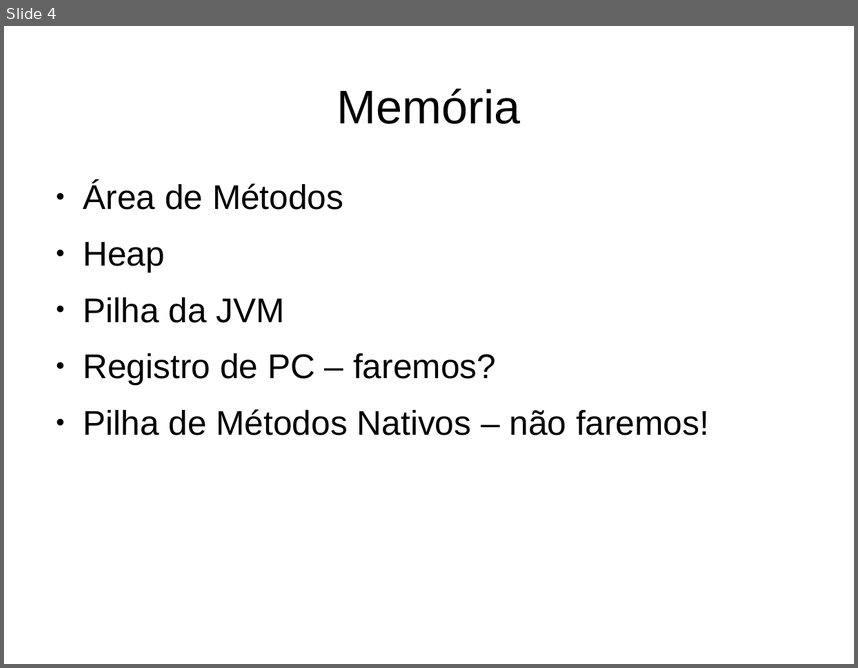
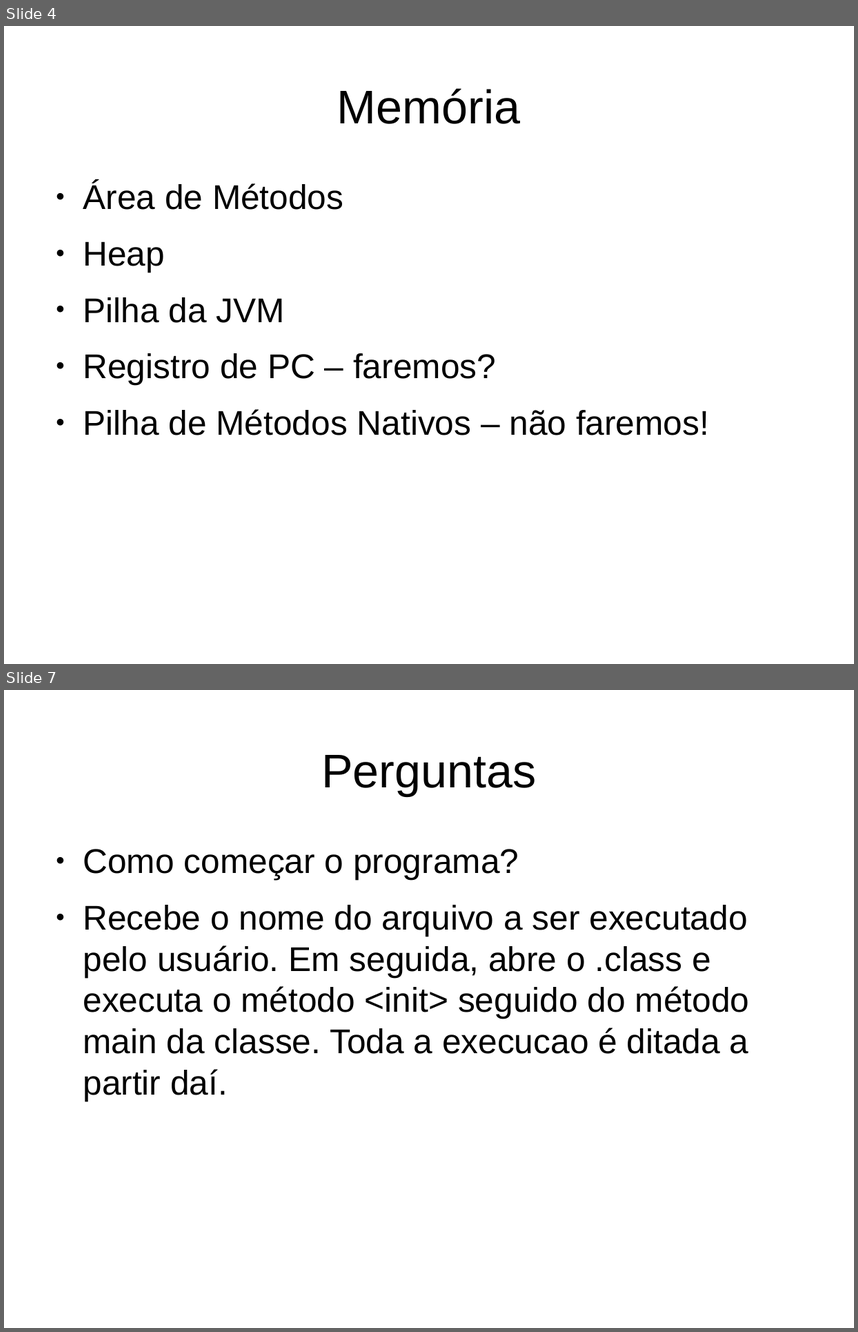
Before and after one commit to gabrielmm1234/jvm-sb, a slide deck: projetoLogico/apresentacao.odp. Shown one above the other, each under a label of ours: slide 4 before the commit, slides 4 and 7 after it; the slides between them are not shown. The pictures are 858x668 and 858x1332 pixels, drawn with LibreOffice and Linux fonts; fonts in the diff are those of the drawing. Boxes give left, top, right and bottom in pixels: in the first picture for what was removed or moved away, otherwise in the second. Text is boxed around its words. In the diff, an @@ line names an element or a change of style, - is before the commit and + after.

```diff
--- a/projetoLogico/apresentacao.odp
+++ b/projetoLogico/apresentacao.odp
@@ slide 7 added at (4, 690, 854, 1328), background #FFFFFF @@
@@ title added at (321, 755, 536, 796), 44 pt, text #000000 @@
+Perguntas
@@ text added at (83, 849, 750, 1101), 32 pt, text #000000 @@
+● Como começar o programa?
+● Recebe o nome do arquivo a ser executado pelo usuário. Em seguida, abre o .class e executa o método <init> seguido do método main da classe. Toda a execucao é ditada a partir daí.
```
Also in this commit, not shown: 1 slide changed, 6 other slides added.
